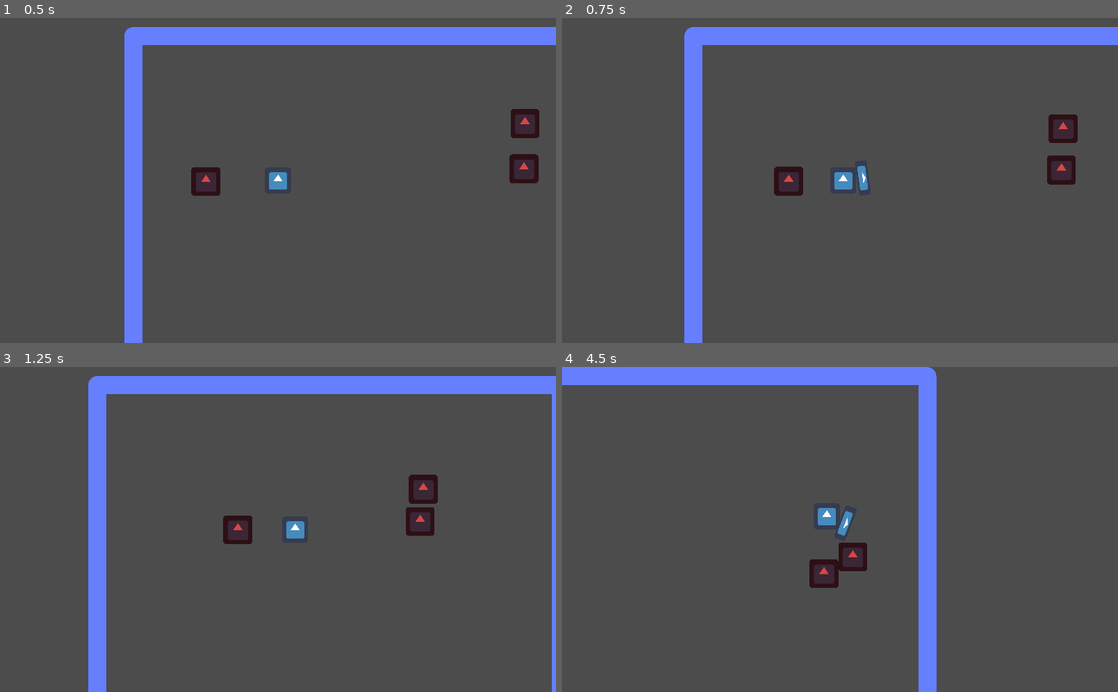
Above: before the commit, frames 1-4 (two rows, left to right).
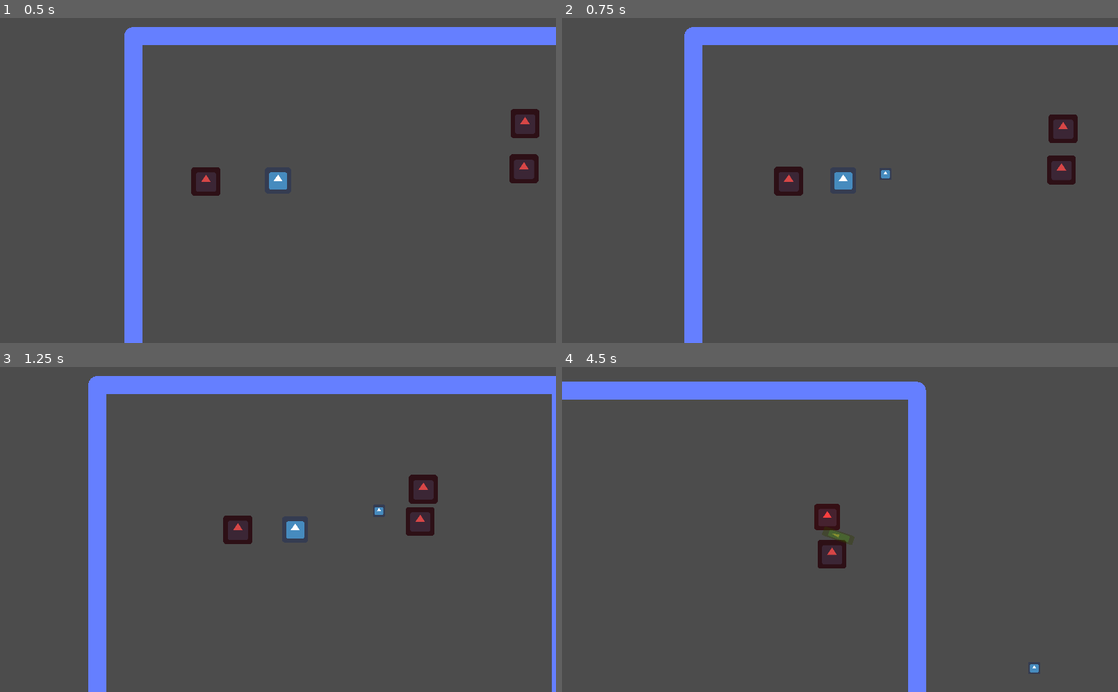
Above: after the commit, the same moments.

Repository: ectucker1/ksufalljam2020
Game: Godot game, scene res://Arena/Arena.tscn
The game is run twice, just before and just after one commit, with the same random seed, the same clock (stepped at 60 frames per second) and the same inputs. The engine's default icon, where the game draws it, is replaced by a stand-in: a white triangle on a blue panel in a dark square.
Inputs (mouse positions are in pixels of both pictures, inside the frame that each line leads up to):
- Up to frame 1 (0.5 s): no input
- Up to frame 2 (0.75 s): move the mouse to (962, 164) at 0.52 s; press the mouse at (962, 164) at 0.53 s; hold D (move_right) from 0.53 s (still down)
- Up to frame 3 (1.25 s): keep holding D (move_right)
- Up to frame 4 (4.5 s): move the mouse to (728, 545) at 1.27 s; release D (move_right) at 1.28 s; release the mouse at (728, 545) at 1.28 s; hold S (move_down) 1.28-2.03 s; right-click (728, 545) at 1.35 s; move the mouse to (895, 458) at 2.02 s; press the mouse at (895, 458) at 2.03 s; hold D (move_right) 2.03-2.78 s; move the mouse to (812, 594) at 2.77 s; release the mouse at (812, 594) at 2.78 s; hold W (move_up) 2.78-3.53 s; right-click (812, 594) at 2.85 s; move the mouse to (1006, 578) at 3.52 s; press the mouse at (1006, 578) at 3.53 s; hold A (move_left) from 3.53 s (still down); move the mouse to (673, 480) at 4.27 s; release the mouse at (673, 480) at 4.28 s; right-click (673, 480) at 4.35 s

Frame 1 is identical in both runs. In frame 2, 0.1% of the frame differs, in the area x 53-59%, y 45-53%; in frame 3, less than 0.1%; in frame 4, 11%, in the area x 0-86%, y 0-100%.

Commit message:
Made player attacks do knockback

Diff:
--- a/player/bullet.gd
+++ b/player/bullet.gd
@@ -2,6 +2,8 @@
 
 
 export var damage: int
+export var knockback_magnitude: float
+
 var velocity := Vector2.ZERO
 
 func _ready():
@@ -14,6 +16,7 @@
 	if body.is_in_group("enemies"):
 		# Hurt the enemy
 		body.take_damage(damage * GlobalConsts.player.status.dealt_damage_mult)
+		body.knockback_velocity = (body.global_position - global_position).normalized() * knockback_magnitude
 		# Alert listeners that player did damage
 		for player in get_tree().get_nodes_in_group("players"):
 			player.emit_signal("damage_dealt", damage)
--- a/player/enemy_damage_area.gd
+++ b/player/enemy_damage_area.gd
@@ -2,7 +2,7 @@
 
 
 export var damage: int
-export var remove_on_hit := false
+export var knockback_magnitude: float
 
 func _ready():
 	connect("body_entered", self, "on_body_entered")
@@ -11,6 +11,7 @@
 	if body.is_in_group("enemies"):
 		# Hurt the enemy
 		body.take_damage(damage * GlobalConsts.player.status.dealt_damage_mult)
+		body.knockback_velocity = (body.global_position - global_position).normalized() * knockback_magnitude
 		# Alert listeners that player did damage
 		for player in get_tree().get_nodes_in_group("players"):
 			player.emit_signal("damage_dealt", damage)
--- a/player/mutations/basic_attack.tscn
+++ b/player/mutations/basic_attack.tscn
@@ -41,6 +41,7 @@
 monitorable = false
 script = ExtResource( 1 )
 damage = 5
+knockback_magnitude = 20.0
 
 [node name="CollisionShape2D" type="CollisionShape2D" parent="HitBox"]
 position = Vector2( 11, 0 )
--- a/player/mutations/spit.tscn
+++ b/player/mutations/spit.tscn
@@ -9,6 +9,7 @@
 [node name="SpitBullet" type="Area2D"]
 script = ExtResource( 1 )
 damage = 10
+knockback_magnitude = 20.0
 
 [node name="Shape" type="CollisionShape2D" parent="."]
 shape = SubResource( 1 )
--- a/player/player.gd
+++ b/player/player.gd
@@ -33,8 +33,8 @@
 
 	connect("hurt", self, "hurt_anim")
 
-	set_primary_active(BasicAttackMutation.new())
-	add_passive(SharpTeethMutation.new())
+	set_primary_active(SpitMutation.new())
+	#add_passive(SharpTeethMutation.new())
 
 # Called every frame. 'delta' is the elapsed time since the previous frame.
 func _process(delta):
--- a/player/player.tscn
+++ b/player/player.tscn
@@ -89,9 +89,9 @@
 [node name="BasicAttack" parent="Attacks" instance=ExtResource( 4 )]
 
 [node name="ChargeArea" type="Area2D" parent="Attacks"]
-monitoring = false
 script = ExtResource( 3 )
 damage = 10
+knockback_magnitude = 90.0
 
 [node name="Shape" type="CollisionShape2D" parent="Attacks/ChargeArea"]
 shape = SubResource( 2 )
Not shown: 2 places in player/mutations/basic_attack.tscn that only renumber resources
